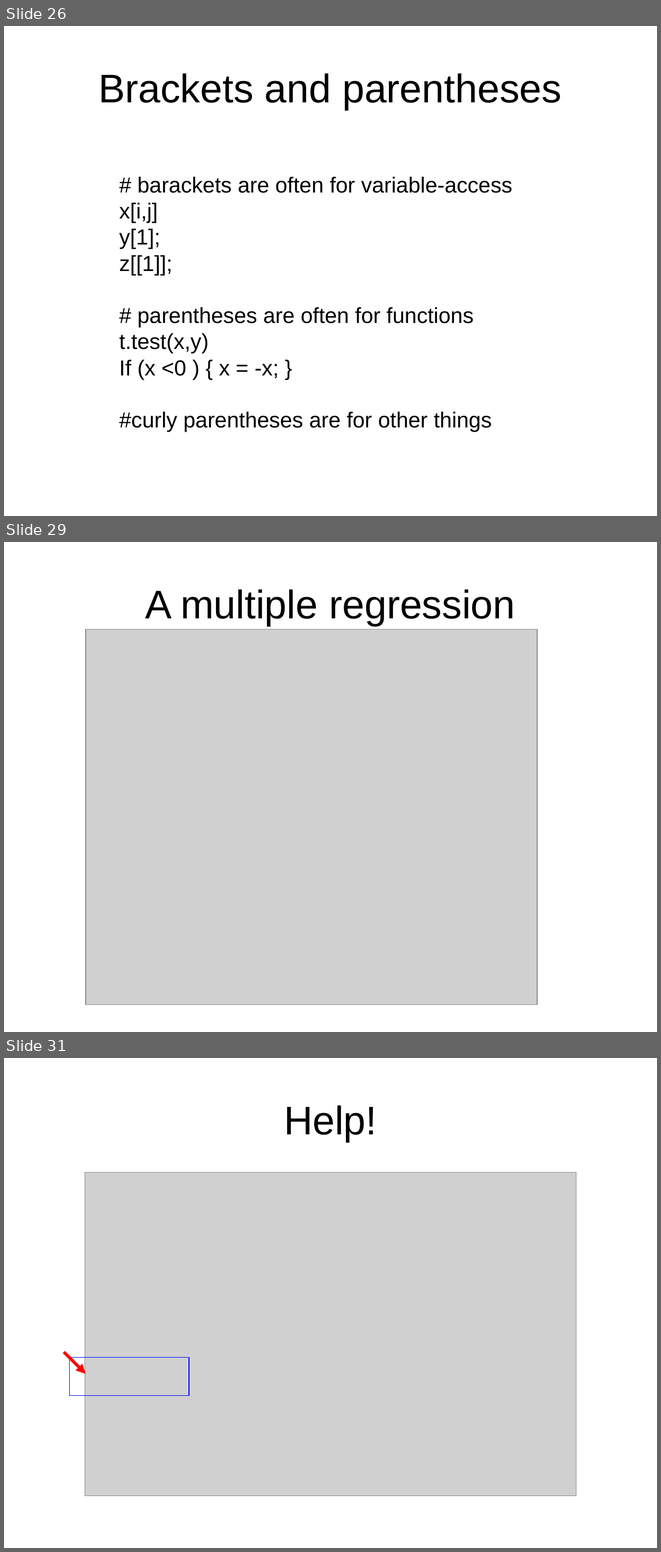
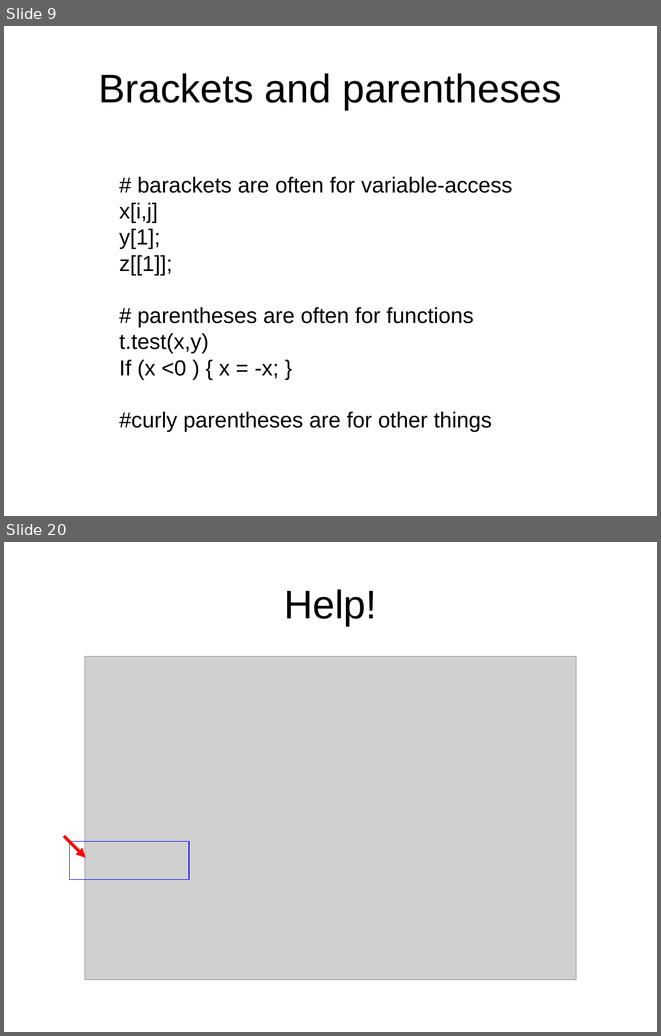
Before and after one commit to hongqin/R-workshop-GAS14, a slide deck: 1.Introduction_to_R/Learning_R_by_metricExample.ppt. Shown one above the other, each under a label of ours: slides 26, 29 and 31 before the commit, slides 9 and 20 after it; the slides between them are not shown. The pictures are 661x1552 and 661x1036 pixels, drawn with LibreOffice and Linux fonts; fonts in the diff are those of the drawing; grey boxes stand for pictures. Boxes give left, top, right and bottom in pixels: in the first picture for what was removed or moved away, otherwise in the second. Text is boxed around its words. In the diff, an @@ line names an element or a change of style, - is before the commit and + after.

```diff
--- a/1.Introduction_to_R/Learning_R_by_metricExample.ppt
+++ b/1.Introduction_to_R/Learning_R_by_metricExample.ppt
@@ slide 29 removed at (x1=4, y1=542, x2=657, y2=1032), background #FFFFFF @@
@@ title removed at (x1=145, y1=589, x2=515, y2=626) @@
-A multiple regression
@@ picture removed at (x1=86, y1=629, x2=538, y2=1005) @@
@@ what was slide 26 is now slide 9 @@
@@ what was slide 31 is now slide 20 @@
```
Also in this commit, not shown: 1 slide changed, 5 slides added, 20 other slides removed, 3 other files.
